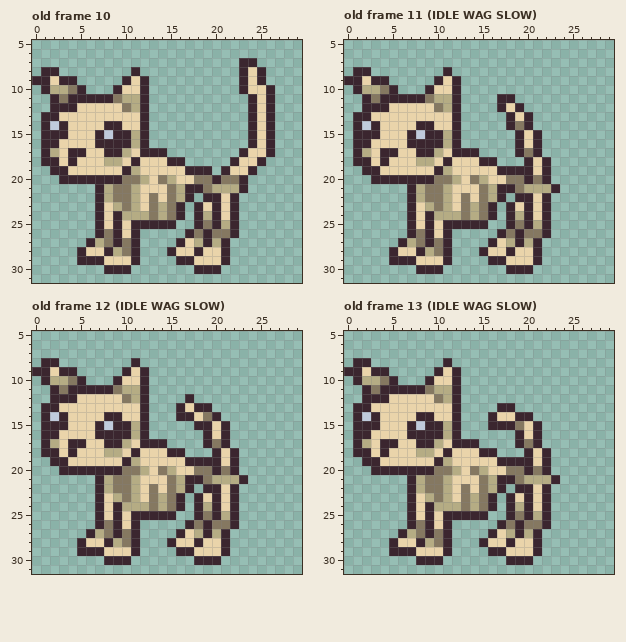
Pixel-art file, stored at Assets/SpriteCharacters/mittens_cat/mittens.ase. That is the earlier state.
32x32 pixels, 38 frames. Shown: old frame 10: x 0..29, y 5..31; old frame 11 (IDLE WAG SLOW): x 0..29, y 5..31; old frame 12 (IDLE WAG SLOW): x 0..29, y 5..31; old frame 13 (IDLE WAG SLOW): x 0..29, y 5..31. The old version is drawn lined up with the new one, on the new canvas. The commit also changed other frames, which this record leaves out.
Once edited:
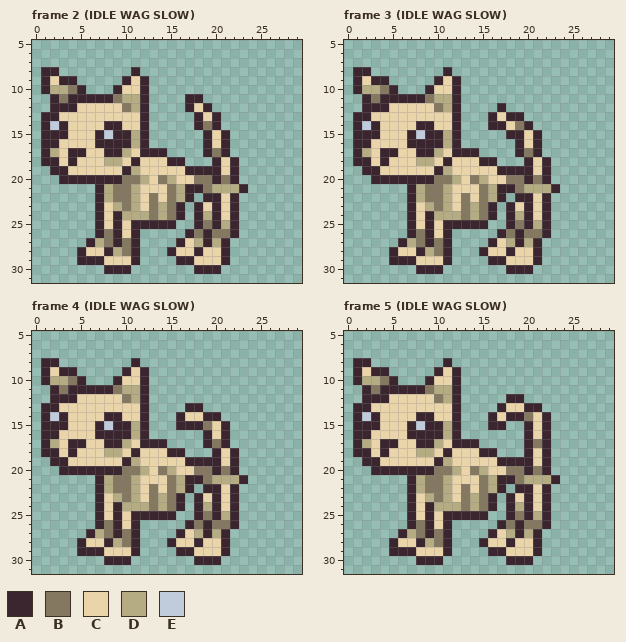
Palette (. is transparent): A #3b262f  B #857861  C #ead4aa  D #b5ac84  E #c0cbdc
Author's note on the commit: finished mittens run animation
What changed:
{"change": "canvas 32x32 -> 48x32"}
{"change": "frames 38 -> 52"}
{"where": "frame 2 (IDLE WAG SLOW) against old frame 10"}
{"frame":2,"y":7,"x":23,"old":"AA","new":".."}
{"frame":2,"y":8,"x":23,"old":"ACA","new":"..."}
{"frame":2,"y":9,"x":0,"old":"A","new":"."}
{"frame":2,"y":9,"x":23,"old":"ACA","new":"..."}
{"frame":2,"y":10,"x":23,"old":"ACCA","new":"...."}
{"frame":2,"y":11,"x":17,"old":"..","new":"AA"}
{"frame":2,"y":11,"x":24,"old":"ACA","new":"..."}
{"frame":2,"y":12,"x":17,"old":"...","new":"ACA"}
{"frame":2,"y":12,"x":24,"old":"ACA","new":"..."}
{"frame":2,"y":13,"x":18,"old":"...","new":"ACA"}
{"frame":2,"y":13,"x":24,"old":"ACA","new":"..."}
{"frame":2,"y":14,"x":18,"old":"...","new":"ABA"}
{"frame":2,"y":14,"x":24,"old":"ACA","new":"..."}
{"frame":2,"y":15,"x":19,"old":"...","new":"ACA"}
{"frame":2,"y":15,"x":24,"old":"ACA","new":"..."}
{"frame":2,"y":16,"x":19,"old":"...","new":"ACA"}
{"frame":2,"y":16,"x":24,"old":"ACA","new":"..."}
{"frame":2,"y":17,"x":19,"old":"...","new":"ABA"}
{"frame":2,"y":17,"x":23,"old":"ACCA","new":"...."}
{"frame":2,"y":18,"x":20,"old":"..","new":"AC"}
{"frame":2,"y":18,"x":23,"old":"CCA","new":"..."}
{"frame":2,"y":19,"x":20,"old":".ACCA","new":"ACA.."}
{"frame":2,"y":20,"x":22,"old":"BA","new":"A."}
{"where": "frame 3 (IDLE WAG SLOW) against old frame 11 (IDLE WAG SLOW)"}
{"frame":3,"y":9,"x":0,"old":"A","new":"."}
{"frame":3,"y":11,"x":17,"old":"AA","new":".."}
{"frame":3,"y":12,"x":18,"old":"CA","new":".."}
{"frame":3,"y":13,"x":16,"old":"..","new":"AC"}
{"frame":3,"y":13,"x":19,"old":"CA","new":"A."}
{"frame":3,"y":14,"x":16,"old":"..A","new":"AAC"}
{"frame":3,"y":15,"x":18,"old":".","new":"A"}
{"where": "frame 4 (IDLE WAG SLOW) against old frame 12 (IDLE WAG SLOW)"}
{"frame":4,"y":9,"x":0,"old":"A","new":"."}
{"frame":4,"y":12,"x":17,"old":"A","new":"."}
{"frame":4,"y":13,"x":16,"old":"AC","new":".A"}
{"frame":4,"y":13,"x":19,"old":"A","new":"."}
{"frame":4,"y":14,"x":17,"old":"A","new":"C"}
{"frame":4,"y":14,"x":19,"old":"B","new":"A"}
{"frame":4,"y":15,"x":16,"old":"..","new":"AA"}
{"frame":4,"y":15,"x":19,"old":"A","new":"B"}
{"where": "frame 5 (IDLE WAG SLOW) against old frame 13 (IDLE WAG SLOW)"}
{"frame":5,"y":9,"x":0,"old":"A","new":"."}
{"frame":5,"y":12,"x":18,"old":"..","new":"AA"}
{"frame":5,"y":13,"x":18,"old":"A...","new":"CCAA"}
{"frame":5,"y":14,"x":18,"old":"C","new":"A"}
{"frame":5,"y":14,"x":20,"old":"A..","new":"BCA"}
{"frame":5,"y":15,"x":18,"old":"ABCA.","new":"..ACA"}
{"frame":5,"y":16,"x":19,"old":"ACA.","new":".ACA"}
{"frame":5,"y":17,"x":19,"old":"ABA.","new":".ABA"}
{"label":"changed","picture_box":[185,58,275,184]}
{"label":"erased","picture_box":[32,76,41,85]}
{"label":"erased","picture_box":[344,76,353,85]}
{"label":"changed","picture_box":[488,94,533,139]}
{"label":"erased","picture_box":[32,367,41,376]}
{"label":"changed","picture_box":[176,394,212,430]}
{"label":"erased","picture_box":[344,367,353,376]}
{"label":"changed","picture_box":[506,394,551,448]}
